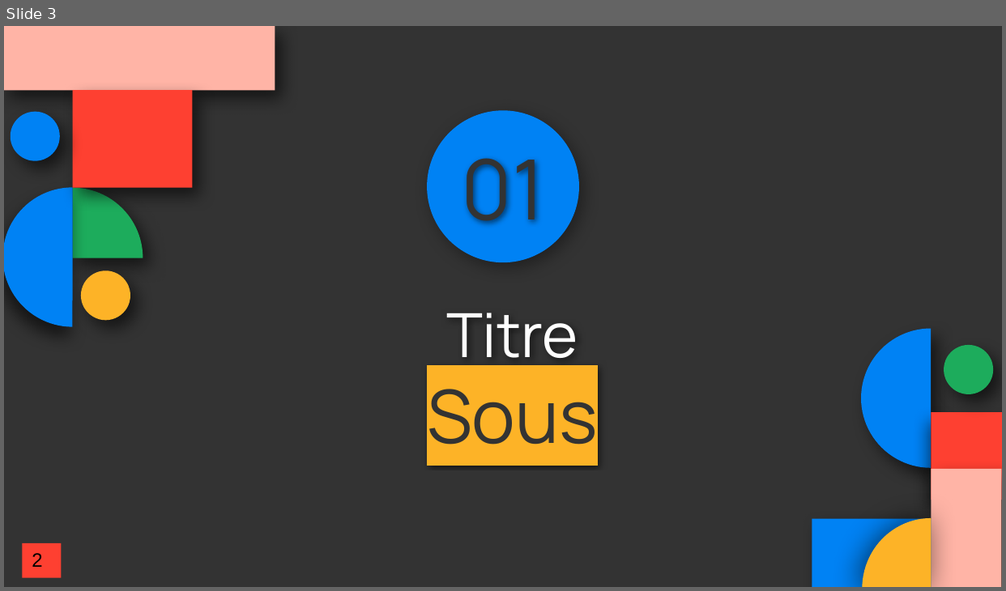
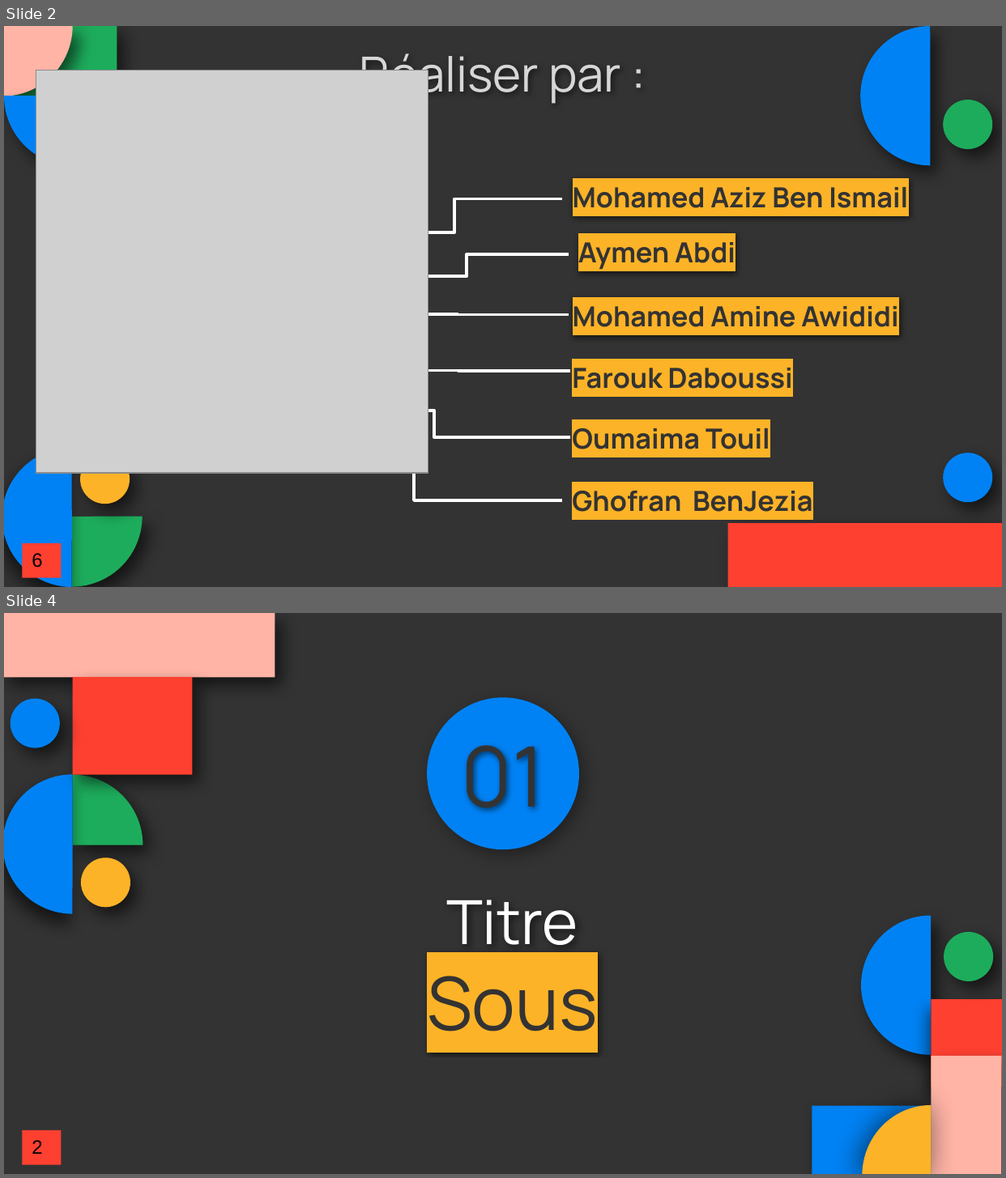
Before and after one commit to AzizBenIsmail/Environnement_De_Entreprise, a slide deck: Projet environnement de l'entreprise.pptx. Shown one above the other, each under a label of ours: slide 3 before the commit, slides 2 and 4 after it; the slides between them are not shown. The pictures are 1006x591 and 1006x1178 pixels, drawn with LibreOffice and Linux fonts; fonts in the diff are those of the drawing; grey boxes stand for pictures. Boxes give left, top, right and bottom in pixels: in the first picture for what was removed or moved away, otherwise in the second. Text is boxed around its words. In the diff, an @@ line names an element or a change of style, - is before the commit and + after.

```diff
--- a/Projet environnement de l'entreprise.pptx
+++ b/Projet environnement de l'entreprise.pptx
@@ slide 2 added at [4,26,1002,587], background #333333 @@
@@ rectangle added at [4,26,117,96], fill #1DAC5C @@
@@ pie slice (boxed as its full ellipse) added at [4,26,73,96], fill #FFB4A6 @@
@@ pie slice (boxed as its full ellipse) added at [4,26,145,165], fill #0082F4 @@
@@ pie slice (boxed as its full ellipse) added at [860,26,1000,165], fill #0082F4 @@
@@ picture added at [36,70,428,473] @@
@@ title added at [360,54,621,105], 35 pt, text #D6D6D6 @@
+Réaliser par :
@@ ellipse added at [943,100,993,150], fill #1DAC5C @@
@@ title added at [573,187,908,208], 20 pt, text #333333, bold @@
+Mohamed Aziz Ben Ismail
@@ elbow line added from (562, 199) to (347, 233), #FFFFFF 2.25 pt @@
@@ title added at [578,242,735,270], 20 pt, text #333333, bold @@
+Aymen Abdi
@@ elbow line added from (568, 254) to (365, 276), #FFFFFF 2.25 pt @@
@@ elbow line added from (568, 314) to (347, 314), #FFFFFF 2.25 pt @@
@@ title added at [573,306,898,327], 20 pt, text #333333, bold @@
+Mohamed Amine Awididi
@@ elbow line added from (570, 371) to (347, 370), #FFFFFF 2.25 pt @@
@@ text added at [572,368,793,389], 20 pt, text #333333, bold @@
+Farouk Daboussi
@@ elbow line added from (570, 437) to (298, 410), #FFFFFF 2.25 pt @@
@@ text added at [572,429,770,450], 20 pt, text #333333, bold @@
+Oumaima Touil
@@ pie slice (boxed as its full ellipse) added at [4,446,143,587], fill #1DAC5C @@
@@ pie slice (boxed as its full ellipse) added at [4,448,142,587], fill #0082F4 @@
@@ ellipse added at [80,455,130,505], fill #FDB327 @@
@@ ellipse added at [943,453,993,503], fill #0082F4 @@
@@ elbow line added from (562, 501) to (266, 463), #FFFFFF 2.25 pt @@
@@ text added at [572,491,813,512], 20 pt, text #333333, bold @@
+Ghofran BenJezia
@@ rectangle added at [727,524,1002,587], fill #FE4031 @@
@@ rectangle added at [22,544,61,579], fill #FE4031, 14 pt, text #000000 @@
+6
@@ what was slide 3 is now slide 4 @@
```
Also in this commit, not shown: 2 slides changed.
